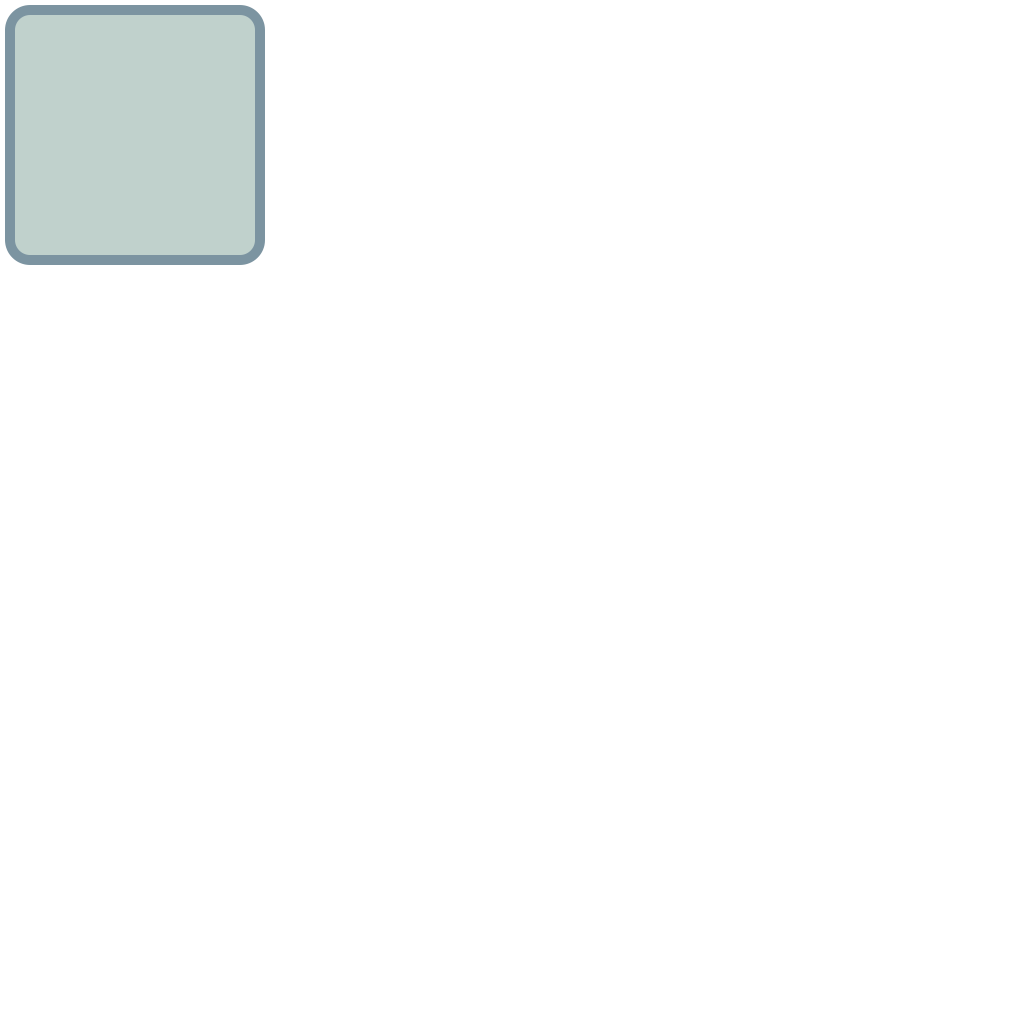
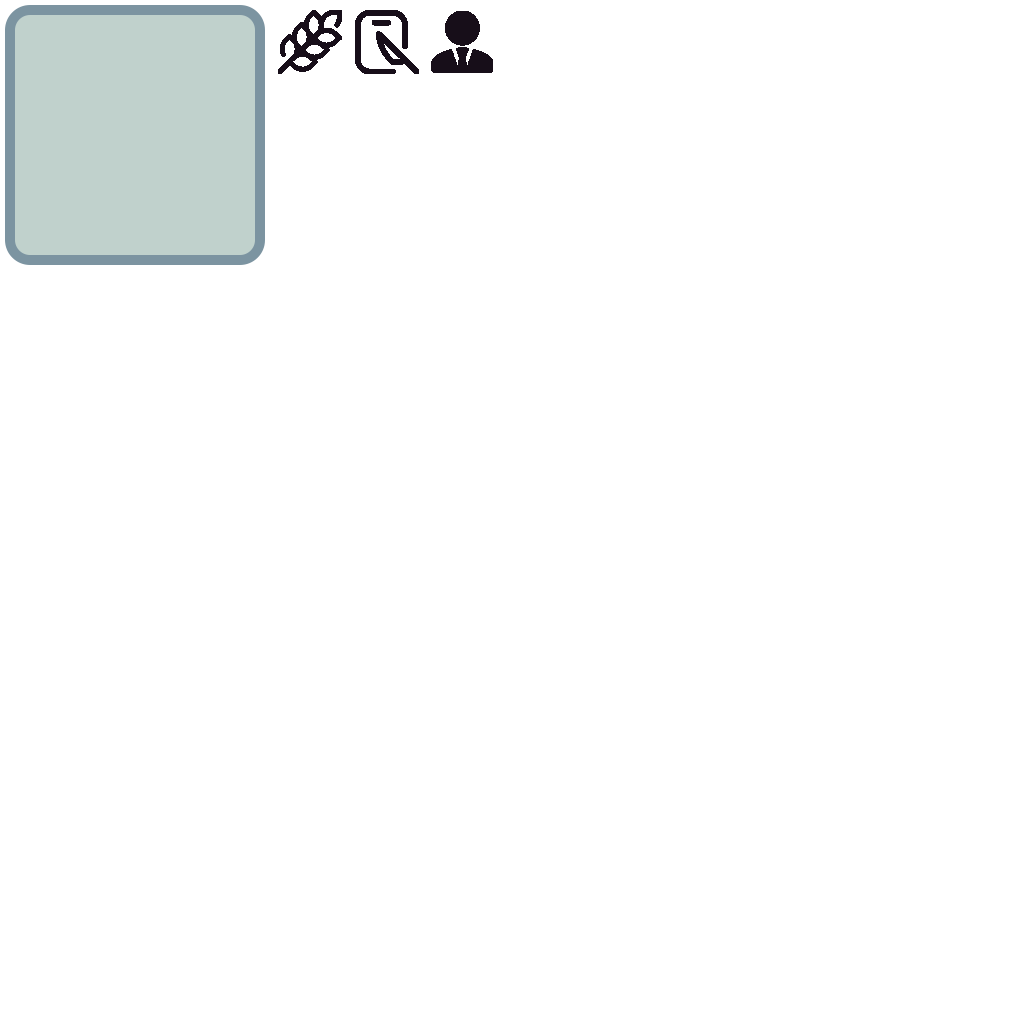
Layered file, before and after one edit (1020 × 1020). Changes by layer:
added layer "businessman" above "cutting-board" over (x1=431, y1=11, x2=493, y2=73)
added layer "cutting-board" above "wheat" over (x1=355, y1=10, x2=419, y2=74)
added layer "wheat" above "Rectangle 1" over (x1=278, y1=10, x2=342, y2=74)
hid "Background" over (x1=278, y1=10, x2=493, y2=74)
